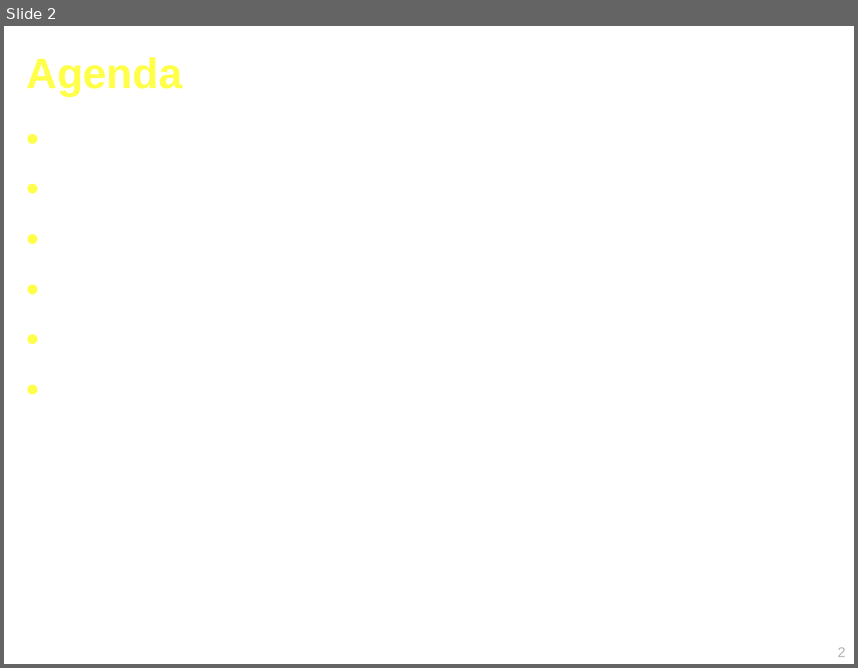
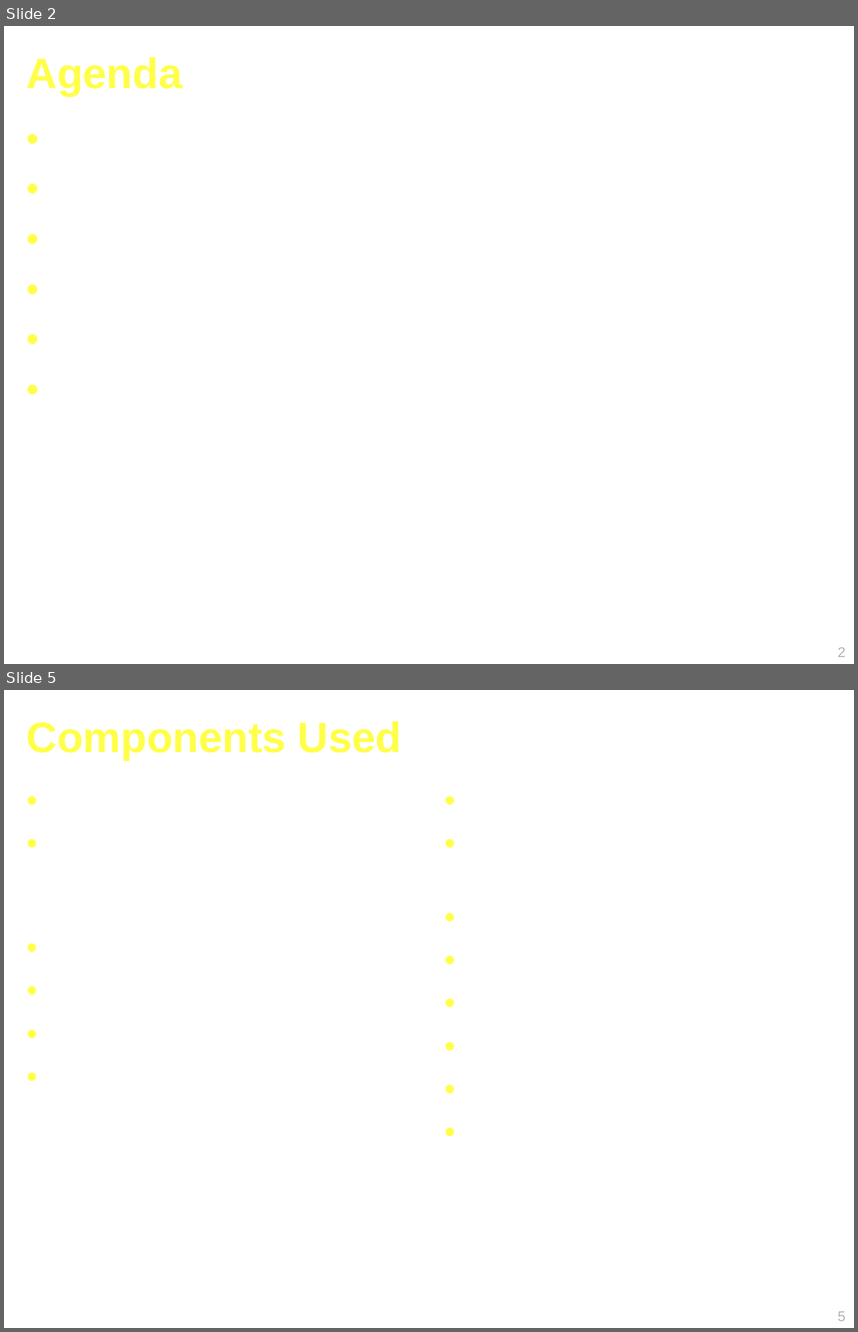
Before and after one commit to Geoffsc/psu-edu-sweng500, a slide deck: docs/presentation/sweng500-carpool-presentation.ppt. Shown one above the other, each under a label of ours: slide 2 before the commit, slides 2 and 5 after it; the slides between them are not shown. The pictures are 858x668 and 858x1332 pixels, drawn with LibreOffice and Linux fonts; fonts in the diff are those of the drawing. Boxes give left, top, right and bottom in pixels: in the first picture for what was removed or moved away, otherwise in the second. Text is boxed around its words. In the diff, an @@ line names an element or a change of style, - is before the commit and + after.

```diff
--- a/docs/presentation/sweng500-carpool-presentation.ppt
+++ b/docs/presentation/sweng500-carpool-presentation.ppt
@@ slide 5 added at bbox=[4, 690, 854, 1328], background #FFFFFF @@
@@ title added at bbox=[27, 721, 402, 760], 36 pt, text #FFFF49, bold @@
+Components Used
@@ page number added at bbox=[838, 1311, 845, 1321], 12 pt, text #B2B2B2 @@
+5
```
Also in this commit, not shown: 17 other slides added.
